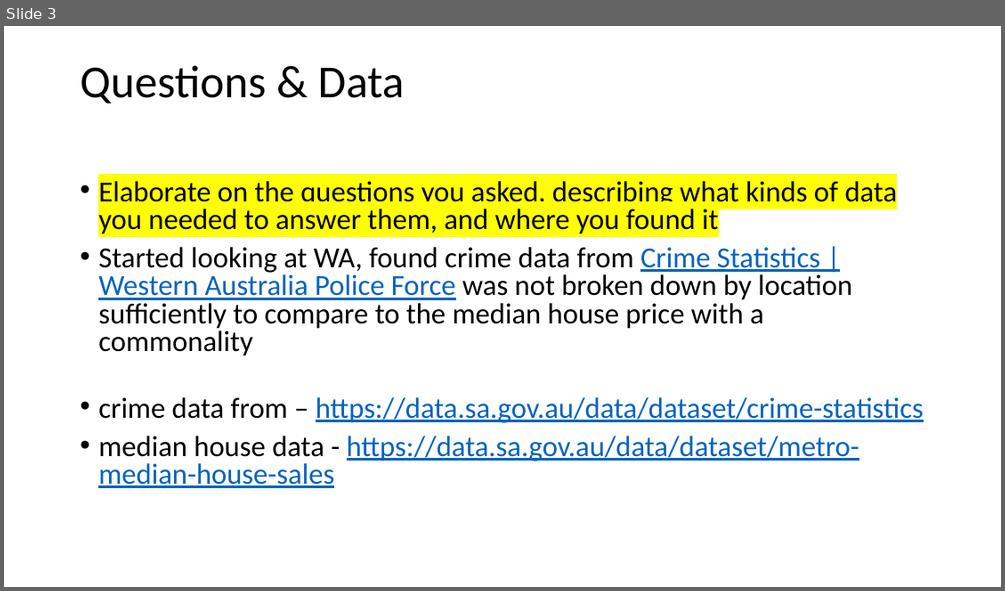
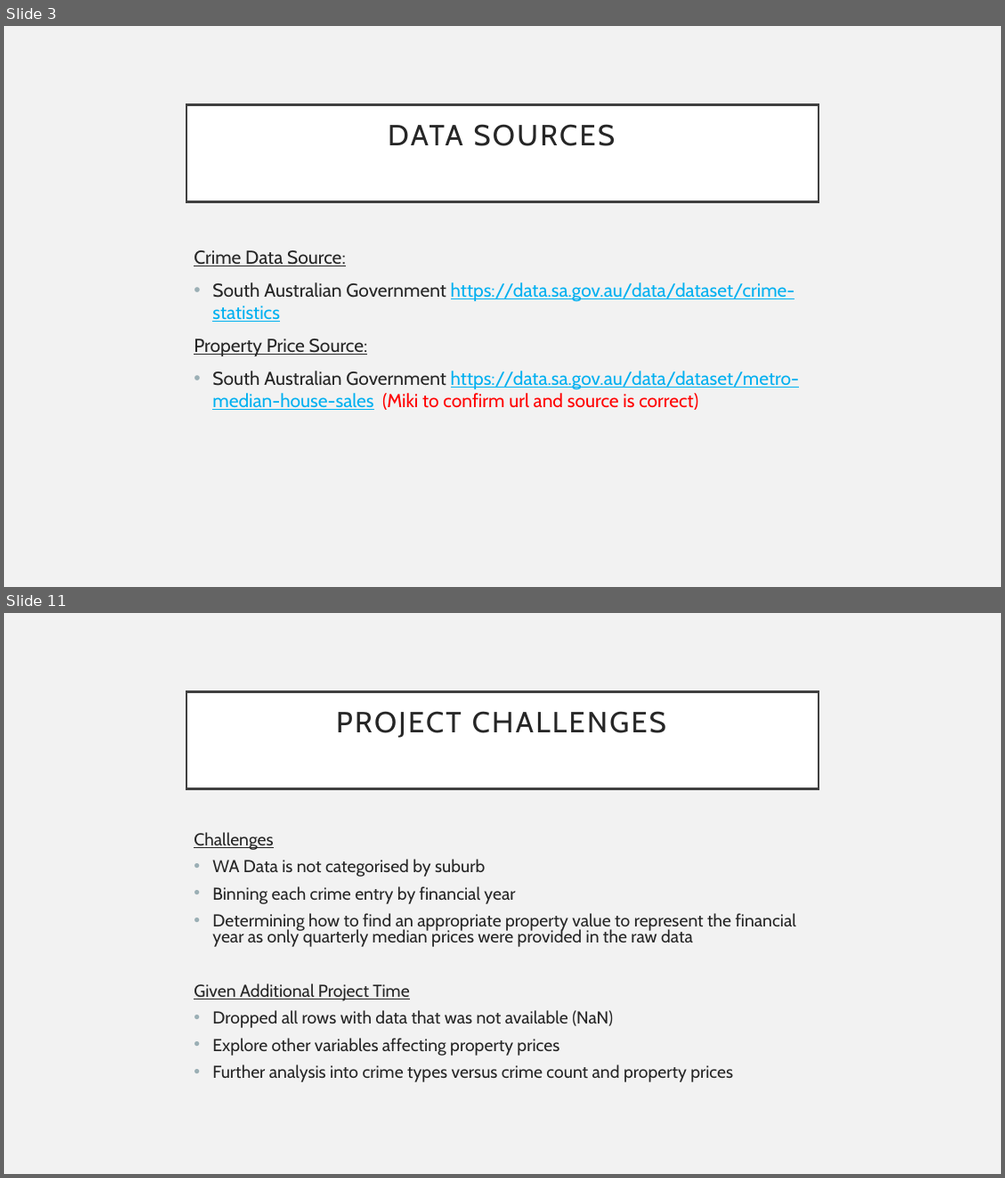
Before and after one commit to Sprettle/Chevrolet-Chilis, a slide deck: Project 1 Presentation.pptx. Shown one above the other, each under a label of ours: slide 3 before the commit, slides 3 and 11 after it; the slides between them are not shown. The pictures are 1005x591 and 1005x1178 pixels, drawn with LibreOffice and Linux fonts; fonts in the diff are those of the drawing. Boxes give left, top, right and bottom in pixels: in the first picture for what was removed or moved away, otherwise in the second. Text is boxed around its words. In the diff, an @@ line names an element or a change of style, - is before the commit and + after.

```diff
--- a/Project 1 Presentation.pptx
+++ b/Project 1 Presentation.pptx
@@ slide 11 added at bbox=[4, 613, 1001, 1174], background #F2F2F2 @@
@@ title added at bbox=[186, 691, 818, 788], fill #FFFFFF, outline #404040 2.5 pt, 28 pt, text #262626 @@
+PROJECT CHALLENGES
@@ text added at bbox=[194, 832, 796, 1082], 16.6 pt, text #262626 @@
+Challenges
+• WA Data is not categorised by suburb
+• Binning each crime entry by financial year
+• Determining how to find an appropriate property value to represent the financial year as only quarterly median prices were provided in the raw data
+Given Additional Project Time
+• Dropped all rows with data that was not available (NaN)
+• Explore other variables affecting property prices
+• Further analysis into crime types versus crime count and property prices
@@ slide 3 changed as well @@
@@ background #FFFFFF to #F2F2F2 @@
@@ title "DATA SOURCES": place and size @@
-title "DATA SOURCES" at bbox=[80, 65, 404, 103]
+title "DATA SOURCES" at bbox=[186, 104, 818, 201]
@@ title "DATA SOURCES" at bbox=[186, 104, 818, 201]: fill none to #FFFFFF; outline none to #404040 2.5 pt @@
@@ title at bbox=[388, 124, 615, 146]: text changed; size 44 to 28 pt; font Calibri to Cabin; text colour #000000 to #262626 @@
-Questions & Data
+DATA SOURCES
@@ text at bbox=[194, 250, 799, 410]: text changed; size 28 to 18 pt; font Calibri to Cabin; text colour #000000 to #00B0F0 @@
-• Elaborate on the questions you asked, describing what kinds of data you needed to answer them, and where you found it
-• Started looking at WA, found crime data from Crime Statistics | Western Australia Police Force was not broken down by location sufficiently to compare to the median house price with a commonality
-• crime data from – https://data.sa.gov.au/data/dataset/crime-statistics
-• median house data - https://data.sa.gov.au/data/dataset/metro-median-house-sales
+Crime Data Source:
+• South Australian Government https://data.sa.gov.au/data/dataset/crime-statistics
+Property Price Source:
+• South Australian Government https://data.sa.gov.au/data/dataset/metro-median-house-sales (Miki to confirm url and source is correct)
```
Also in this commit, not shown: 4 other slides changed, 8 other slides added, 5 slides removed, 1 other file.
